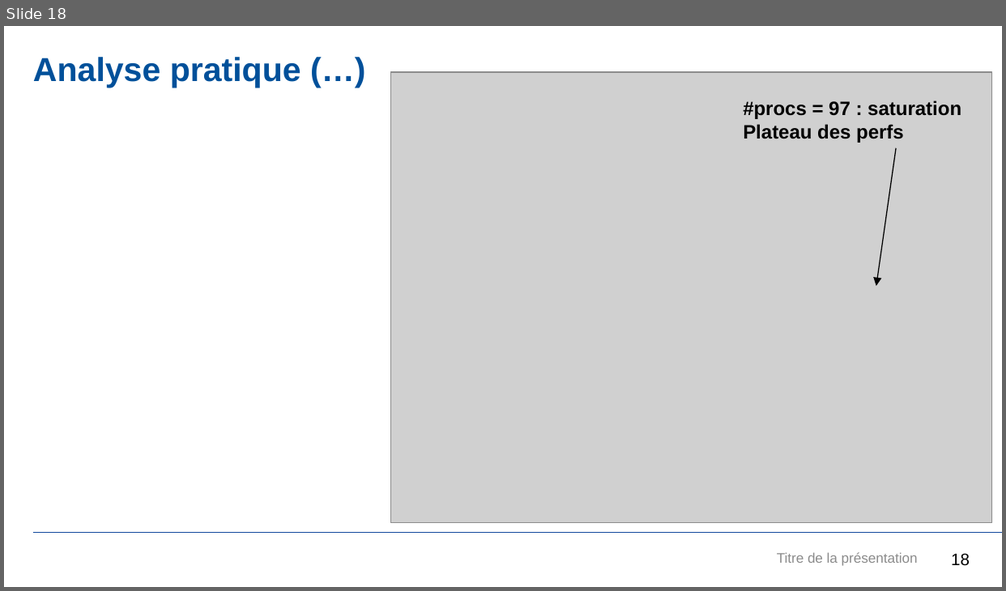
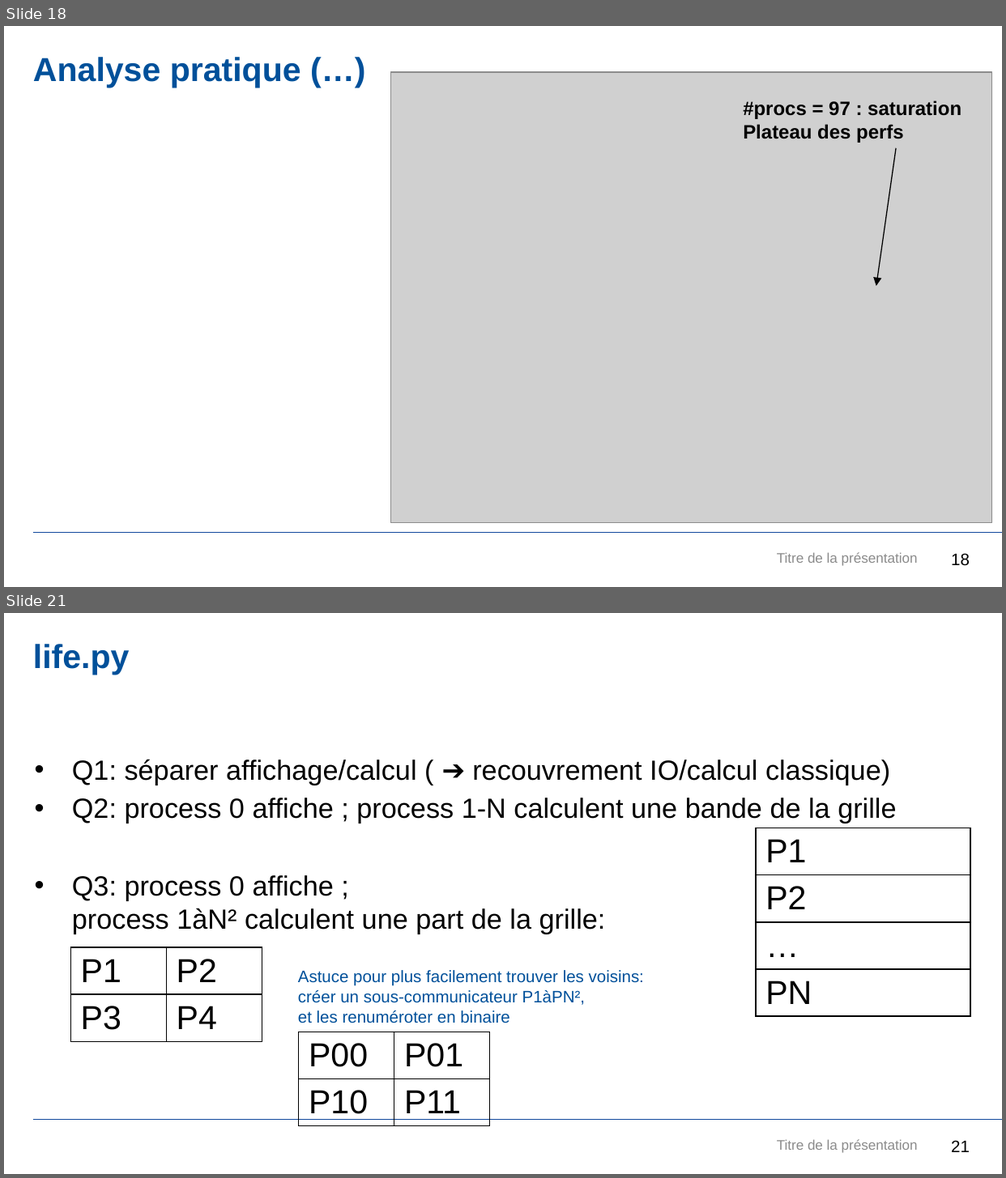
Before and after one commit to JDGaraudEnsta/OS202-2024, a slide deck: OS202.pptx. Shown one above the other, each under a label of ours: slide 18 before the commit, slides 18 and 21 after it; the slides between them are not shown. The pictures are 1006x591 and 1006x1178 pixels, drawn with LibreOffice and Linux fonts; fonts in the diff are those of the drawing; grey boxes stand for pictures; background and template pictures are left out. Boxes give left, top, right and bottom in pixels: in the first picture for what was removed or moved away, otherwise in the second. Text is boxed around its words. In the diff, an @@ line names an element or a change of style, - is before the commit and + after.

```diff
--- a/OS202.pptx
+++ b/OS202.pptx
@@ slide 21 added at bbox=[4, 613, 1002, 1174], background #FFFFFF; not listed: 1 template element that a slide beside it also shows @@
@@ title added at bbox=[33, 644, 130, 675], 24 pt, text #00509A, bold @@
+life.py
@@ text added at bbox=[72, 759, 896, 935], 20 pt, text #000000 @@
+• Q1: séparer affichage/calcul ( ➔ recouvrement IO/calcul classique)
+• Q2: process 0 affiche ; process 1-N calculent une bande de la grille
+• Q3: process 0 affiche ;
+  process 1àN² calculent une part de la grille:
@@ table added at bbox=[756, 828, 970, 1007], 4 rows, 1 columns @@
+P1
+P2
+…
+PN
@@ table added at bbox=[71, 948, 262, 1033], 2 rows, 2 columns @@
+P1 | P2
+P3 | P4
@@ text added at bbox=[298, 970, 644, 1024], 12 pt, text #00509A @@
+Astuce pour plus facilement trouver les voisins:
+créer un sous-communicateur P1àPN²,
+et les renuméroter en binaire
@@ table added at bbox=[298, 1032, 490, 1123], 2 rows, 2 columns @@
+P00 | P01
+P10 | P11
@@ text added at bbox=[777, 1139, 918, 1153], 10 pt, text #8C8C8C @@
+Titre de la présentation
@@ page number added at bbox=[951, 1140, 970, 1152], 12 pt, text #000000 @@
+21
```
Also in this commit, not shown: 2 slides changed, 4 other slides added.
